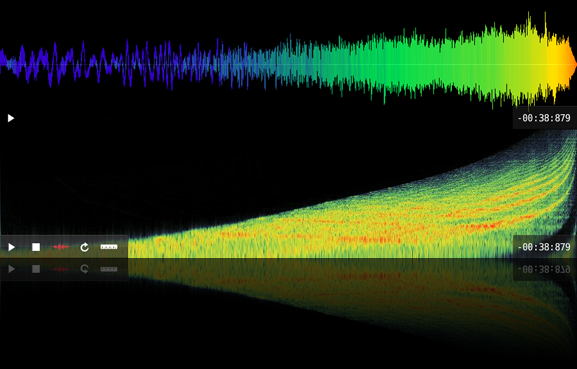
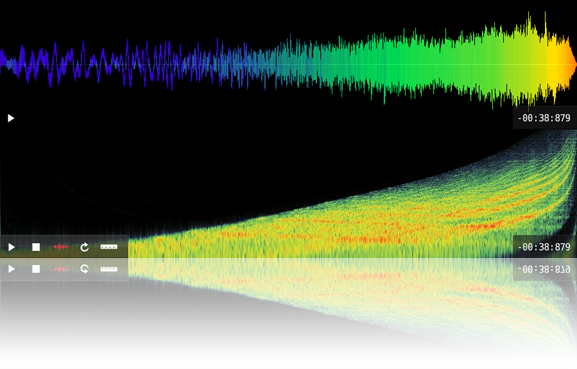
Two versions of the same layered image (w=577, h=369). Layer-by-layer changes:
"reflection": opacity 35% → 50% over [0, 258, 577, 369]
painted on "Layer 2" over [0, 258, 577, 369]
